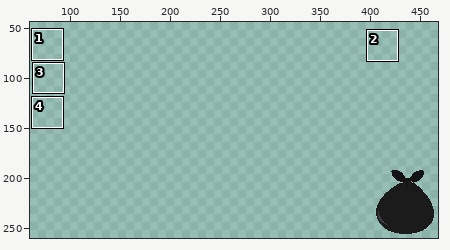
Two versions of one pixel-art file, screen demo.aseprite. The first picture is a wide view before the edit; the outline marks the close-up.
Close-up. Before:
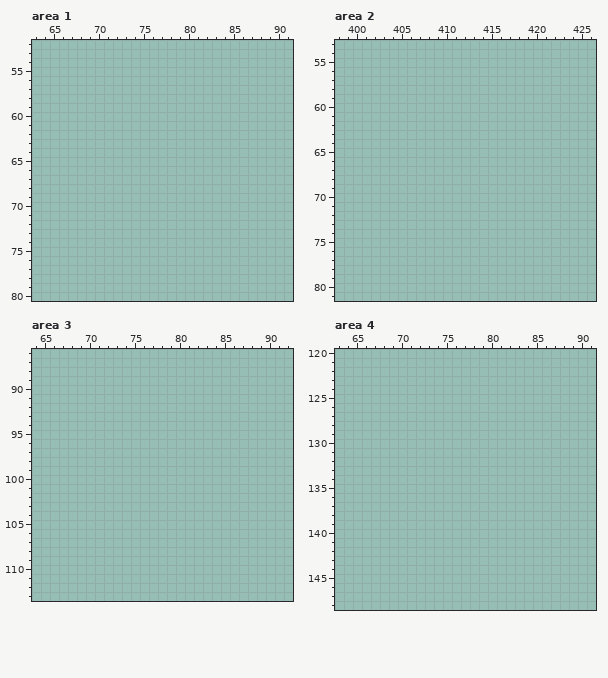
480x270 pixels, 1 frame. Shown: area 1: x 63..91, y 52..80; area 2: x 398..426, y 53..81; area 3: x 64..92, y 86..113; area 4: x 63..91, y 120..148. The wide view leaves out empty margins. The commit also changed other parts of the picture, which this record leaves out.
Once edited:
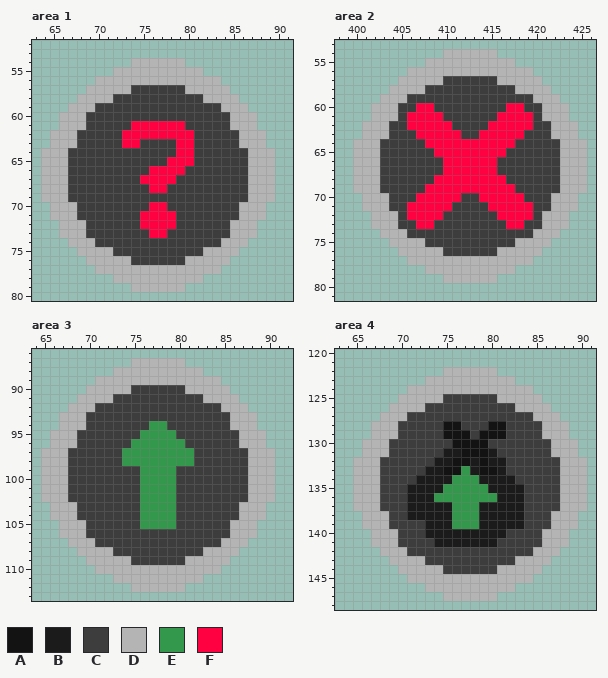
Palette (. is transparent): A #131313  B #1b1b1b  C #3d3d3d  D #b4b4b4  E #33984b  F #ff0040
From old to new:
layer "UI buttons" added
Area 1, layer "UI buttons":
y 54: x 74..79 ...... -> DDDDDD
y 55: x 72..81 .......... -> DDDDDDDDDD
y 56: x 70..83 .............. -> DDDDDDDDDDDDDD
y 57: x 69..84 ................ -> DDDDDCCCCCCDDDDD
y 58: x 68..85 .................. -> DDDDCCCCCCCCCCDDDD
y 59: x 67..86 .................... -> DDDCCCCCCCCCCCCCCDDD
y 60: x 66..87 ...................... -> DDDCCCCCCCCCCCCCCCCDDD
y 61: x 66..87 ...................... -> DDDCCCCCFFFFFFCCCCCDDD
y 62: x 65..88 ........................ -> DDDCCCCCFFFFFFFFCCCCCDDD
y 63: x 65..88 ........................ -> DDDCCCCCFFCCCCFFCCCCCDDD
y 64: x 64..89 .......................... -> DDDCCCCCCCCCCCCFFCCCCCCDDD
y 65: x 64..89 .......................... -> DDDCCCCCCCCCCCFFFCCCCCCDDD
y 66: x 64..89 .......................... -> DDDCCCCCCCCCFFFFCCCCCCCDDD
y 67: x 64..89 .......................... -> DDDCCCCCCCCFFFFCCCCCCCCDDD
y 68: x 64..89 .......................... -> DDDCCCCCCCCCFFCCCCCCCCCDDD
y 69: x 64..89 .......................... -> DDDCCCCCCCCCCCCCCCCCCCCDDD
y 70: x 65..88 ........................ -> DDDCCCCCCCCFFCCCCCCCCDDD
y 71: x 65..88 ........................ -> DDDCCCCCCCFFFFCCCCCCCDDD
y 72: x 66..87 ...................... -> DDDCCCCCCFFFFCCCCCCDDD
y 73: x 66..87 ...................... -> DDDCCCCCCCFFCCCCCCCDDD
y 74: x 67..86 .................... -> DDDCCCCCCCCCCCCCCDDD
y 75: x 68..85 .................. -> DDDDCCCCCCCCCCDDDD
y 76: x 69..84 ................ -> DDDDDCCCCCCDDDDD
y 77: x 70..83 .............. -> DDDDDDDDDDDDDD
y 78: x 72..81 .......... -> DDDDDDDDDD
y 79: x 74..79 ...... -> DDDDDD
Area 2, layer "UI buttons":
y 54: x 410..415 ...... -> DDDDDD
y 55: x 408..417 .......... -> DDDDDDDDDD
y 56: x 406..419 .............. -> DDDDDDDDDDDDDD
y 57: x 405..420 ................ -> DDDDDCCCCCCDDDDD
y 58: x 404..421 .................. -> DDDDCCCCCCCCCCDDDD
y 59: x 403..422 .................... -> DDDCCCCCCCCCCCCCCDDD
y 60: x 402..423 ...................... -> DDDCCFFCCCCCCCCFFCCDDD
y 61: x 402..423 ...................... -> DDDCFFFFCCCCCCFFFFCDDD
y 62: x 401..424 ........................ -> DDDCCFFFFFCCCCFFFFFCCDDD
y 63: x 401..424 ........................ -> DDDCCCFFFFFCCFFFFFCCCDDD
y 64: x 400..425 .......................... -> DDDCCCCCFFFFFFFFFFCCCCCDDD
y 65: x 400..425 .......................... -> DDDCCCCCCFFFFFFFFCCCCCCDDD
y 66..67: x 400..425 .......................... -> DDDCCCCCCCFFFFFFCCCCCCCDDD
y 68: x 400..425 .......................... -> DDDCCCCCCFFFFFFFFCCCCCCDDD
y 69: x 400..425 .......................... -> DDDCCCCCFFFFFFFFFFCCCCCDDD
y 70: x 401..424 ........................ -> DDDCCCFFFFFCCFFFFFCCCDDD
y 71: x 401..424 ........................ -> DDDCCFFFFFCCCCFFFFFCCDDD
y 72: x 402..423 ...................... -> DDDCFFFFCCCCCCFFFFCDDD
y 73: x 402..423 ...................... -> DDDCCFFCCCCCCCCFFCCDDD
y 74: x 403..422 .................... -> DDDCCCCCCCCCCCCCCDDD
y 75: x 404..421 .................. -> DDDDCCCCCCCCCCDDDD
y 76: x 405..420 ................ -> DDDDDCCCCCCDDDDD
y 77: x 406..419 .............. -> DDDDDDDDDDDDDD
y 78: x 408..417 .......... -> DDDDDDDDDD
y 79: x 410..415 ...... -> DDDDDD
Area 3, layer "UI buttons":
y 87: x 75..80 ...... -> DDDDDD
y 88: x 73..82 .......... -> DDDDDDDDDD
y 89: x 71..84 .............. -> DDDDDDDDDDDDDD
y 90: x 70..85 ................ -> DDDDDCCCCCCDDDDD
y 91: x 69..86 .................. -> DDDDCCCCCCCCCCDDDD
y 92: x 68..87 .................... -> DDDCCCCCCCCCCCCCCDDD
y 93: x 67..88 ...................... -> DDDCCCCCCCCCCCCCCCCDDD
y 94: x 67..88 ...................... -> DDDCCCCCCCEECCCCCCCDDD
y 95: x 66..89 ........................ -> DDDCCCCCCCEEEECCCCCCCDDD
y 96: x 66..89 ........................ -> DDDCCCCCCEEEEEECCCCCCDDD
y 97..98: x 65..90 .......................... -> DDDCCCCCCEEEEEEEECCCCCCDDD
y 99..102: x 65..90 .......................... -> DDDCCCCCCCCEEEECCCCCCCCDDD
y 103..104: x 66..89 ........................ -> DDDCCCCCCCEEEECCCCCCCDDD
y 105: x 67..88 ...................... -> DDDCCCCCCEEEECCCCCCDDD
y 106: x 67..88 ...................... -> DDDCCCCCCCCCCCCCCCCDDD
y 107: x 68..87 .................... -> DDDCCCCCCCCCCCCCCDDD
y 108: x 69..86 .................. -> DDDDCCCCCCCCCCDDDD
y 109: x 70..85 ................ -> DDDDDCCCCCCDDDDD
y 110: x 71..84 .............. -> DDDDDDDDDDDDDD
y 111: x 73..82 .......... -> DDDDDDDDDD
y 112: x 75..80 ...... -> DDDDDD
Area 4, layer "UI buttons":
y 122: x 75..80 ...... -> DDDDDD
y 123: x 73..82 .......... -> DDDDDDDDDD
y 124: x 71..84 .............. -> DDDDDDDDDDDDDD
y 125: x 70..85 ................ -> DDDDDCCCCCCDDDDD
y 126: x 69..86 .................. -> DDDDCCCCCCCCCCDDDD
y 127: x 68..87 .................... -> DDDCCCCCCCCCCCCCCDDD
y 128: x 67..88 ...................... -> DDDCCCCCAACCCAACCCCDDD
y 129: x 67..88 ...................... -> DDDCCCCCAAACAAACCCCDDD
y 130: x 66..89 ........................ -> DDDCCCCCCCAAAACCCCCCCDDD
y 131: x 66..89 ........................ -> DDDCCCCCCBBAAABCCCCCCDDD
y 132: x 65..90 .......................... -> DDDCCCCCCBBAABABBCCCCCCDDD
y 133: x 65..90 .......................... -> DDDCCCCCBBAAEBAABCCCCCCDDD
y 134: x 65..90 .......................... -> DDDCCCCBBBBEEEBBBBCCCCCDDD
y 135: x 65..90 .......................... -> DDDCCCBBBBEEEEEBBBBCCCCDDD
y 136: x 65..90 .......................... -> DDDCCCBBBEEEEEEEBBBCCCCDDD
y 137: x 65..90 .......................... -> DDDCCCBBBBBEEEBBBBBCCCCDDD
y 138: x 66..89 ........................ -> DDDCCBBBBBEEEBBBBBCCCDDD
y 139: x 66..89 ........................ -> DDDCCCCBBBEEEBBBBBCCCDDD
y 140: x 67..88 ...................... -> DDDCCCBBBBBBBBBCCCCDDD
y 141: x 67..88 ...................... -> DDDCCCCBBBBBBBCCCCCDDD
y 142: x 68..87 .................... -> DDDCCCCCCCCCCCCCCDDD
y 143: x 69..86 .................. -> DDDDCCCCCCCCCCDDDD
y 144: x 70..85 ................ -> DDDDDCCCCCCDDDDD
y 145: x 71..84 .............. -> DDDDDDDDDDDDDD
y 146: x 73..82 .......... -> DDDDDDDDDD
y 147: x 75..80 ...... -> DDDDDD
Boxes around the changes in both close-ups, in picture pixels (x1, y1, x2, y2):
added: (41, 58, 275, 292)
added: (353, 49, 587, 283)
added: (41, 358, 275, 592)
added: (353, 367, 587, 601)
